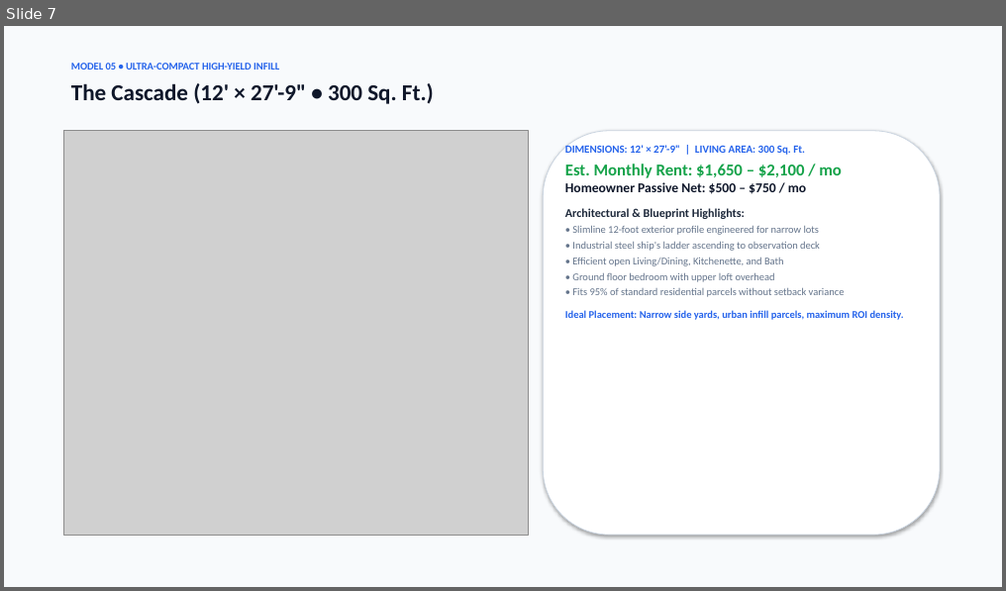
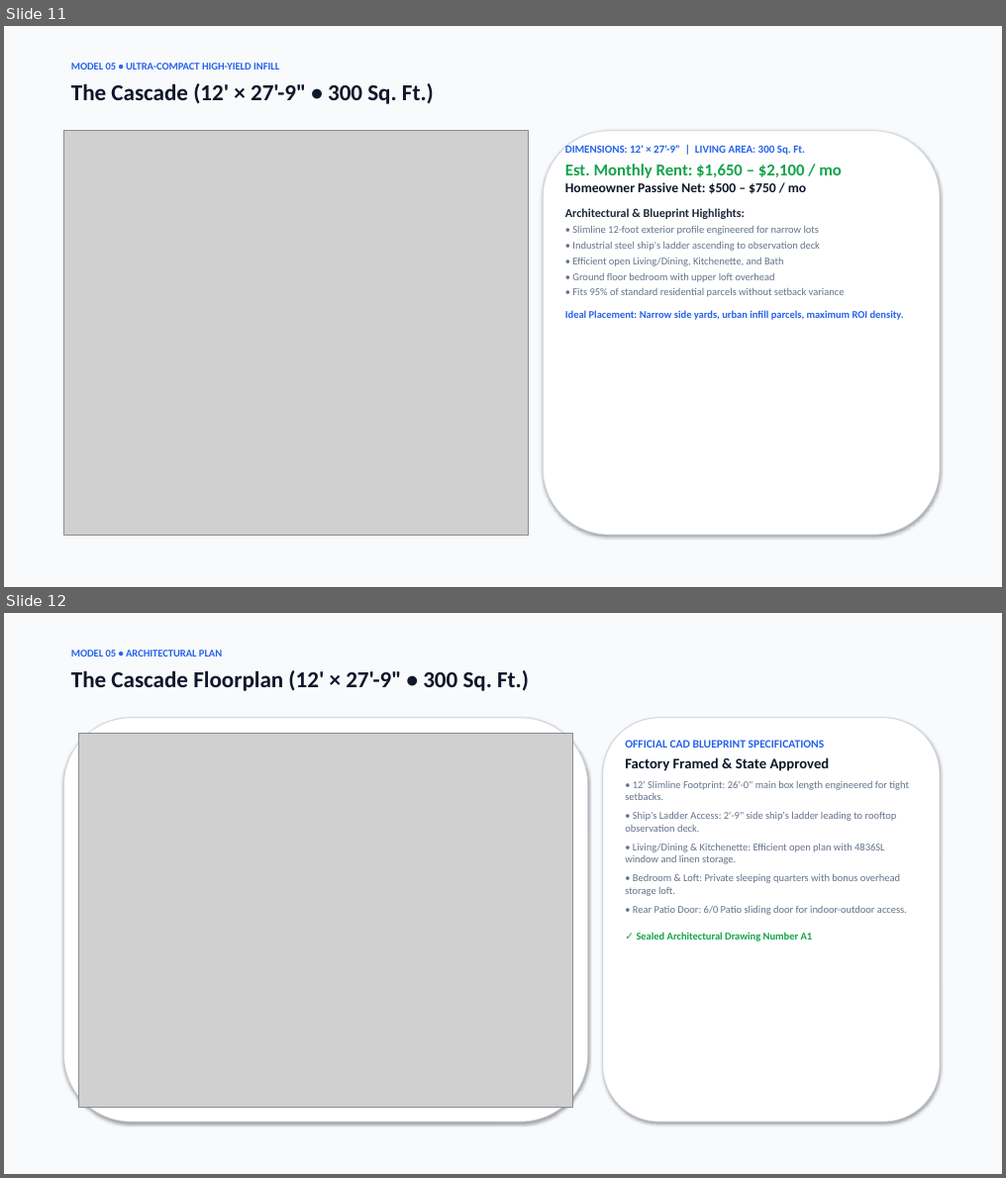
Before and after one commit to ricomiller23/restricted-securities-sourcing, a slide deck: haas-adu-configurator/public/downloads/S2A_Modular_ADU_HaaS_Portfolio.pptx. Shown one above the other, each under a label of ours: slide 7 before the commit, slides 11 and 12 after it. The pictures are 1006x591 and 1006x1178 pixels, drawn with LibreOffice and Linux fonts; fonts in the diff are those of the drawing; grey boxes stand for pictures. Boxes give left, top, right and bottom in pixels: in the first picture for what was removed or moved away, otherwise in the second. Text is boxed around its words. In the diff, an @@ line names an element or a change of style, - is before the commit and + after.

Commit message:
feat: integrate official CAD floorplans and full blueprint sheets into visualizer, decks, and gallery

```diff
--- a/haas-adu-configurator/public/downloads/S2A_Modular_ADU_HaaS_Portfolio.pptx
+++ b/haas-adu-configurator/public/downloads/S2A_Modular_ADU_HaaS_Portfolio.pptx
@@ slide 12 added at (4,613,1002,1174), background #FFFFFF @@
@@ rectangle added at (4,613,1002,1174), fill #F8FAFC @@
@@ text added at (71,650,222,657), 10 pt, text #2563EB, bold @@
+MODEL 05 • ARCHITECTURAL PLAN
@@ text added at (71,670,529,691), 22 pt, text #0F172A, bold @@
+The Cascade Floorplan (12' × 27'-9" • 300 Sq. Ft.)
@@ rounded rectangle added at (63,718,588,1122), fill #FFFFFF, outline #CBD5E1 0.75 pt @@
@@ rounded rectangle added at (603,718,940,1122), fill #FFFFFF, outline #CBD5E1 0.75 pt @@
@@ picture added at (79,733,573,1107) @@
@@ text added at (625,740,909,942), 10 pt, text #64748B @@
+OFFICIAL CAD BLUEPRINT SPECIFICATIONS
+Factory Framed & State Approved
+• 12' Slimline Footprint: 26'-0" main box length engineered for tight setbacks.
+• Ship's Ladder Access: 2'-9" side ship's ladder leading to rooftop observation deck.
+• Living/Dining & Kitchenette: Efficient open plan with 4836SL window and linen storage.
+• Bedroom & Loft: Private sleeping quarters with bonus overhead storage loft.
+• Rear Patio Door: 6/0 Patio sliding door for indoor-outdoor access.
+✓ Sealed Architectural Drawing Number A1
@@ what was slide 7 is now slide 11 @@
```
Also in this commit, not shown: 2 slides changed, 4 other slides added, 14 other files.
